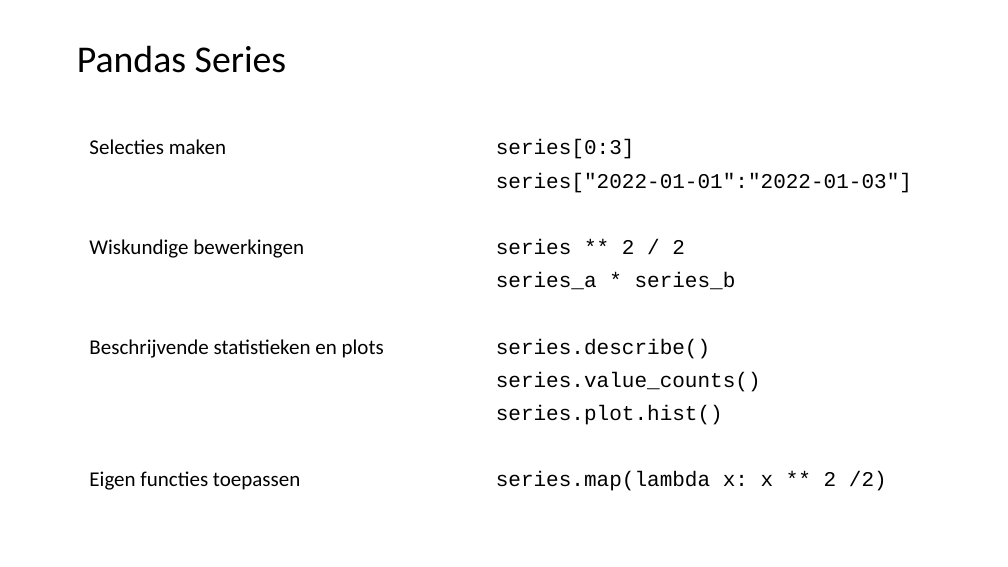
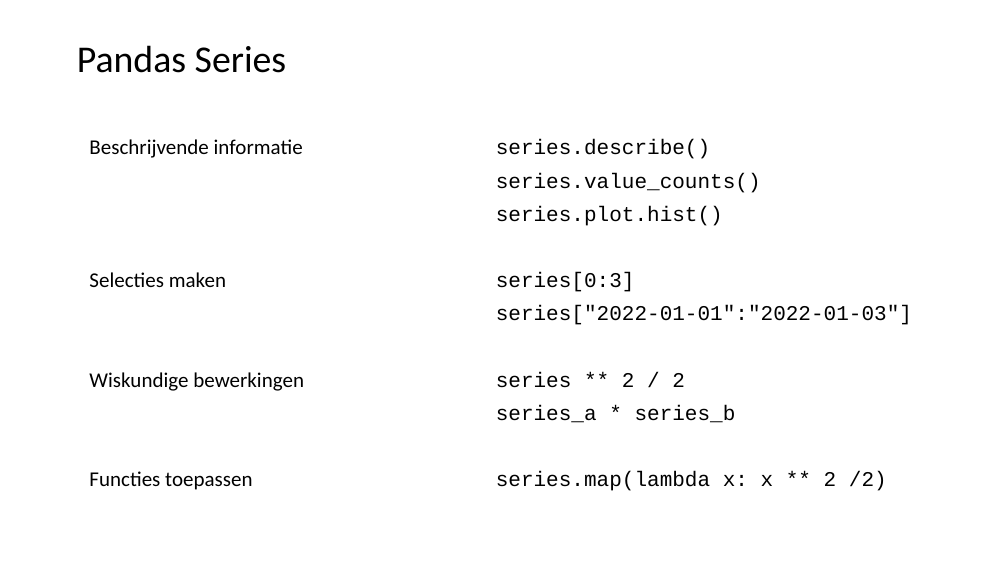
Before and after one commit to LFKoning/knowledge-sharing, a slide deck: slide 7 of python_trainees/3_pandas_plotting/python_traineeship_3.pptx. Drawn at 1008x567 pixels with LibreOffice and Linux fonts; fonts in the diff are those of the drawing. Boxes give left, top, right and bottom in pixels: in the first picture for what was removed or moved away, otherwise in the second. Text is boxed around its words. In the diff, an @@ line names an element or a change of style, - is before the commit and + after.

Commit message:
Finalize pandas part of Python trainees

```diff
--- a/python_trainees/3_pandas_plotting/python_traineeship_3.pptx
+++ b/python_trainees/3_pandas_plotting/python_traineeship_3.pptx
@@ text at (89, 139, 303, 158): paragraph added @@
+Beschrijvende informatie
@@ text at (496, 139, 761, 226): paragraphs added @@
+series.describe()
+series.value_counts()
+series.plot.hist()
@@ text at (496, 339, 761, 425): paragraphs removed @@
-series.describe()
-series.value_counts()
-series.plot.hist()
@@ text at (89, 471, 252, 490): text changed @@
-Beschrijvende statistieken en plots
-Eigen functies toepassen
+Functies toepassen
```
Also in this commit, not shown: 10 other slides changed, 10 other files.
